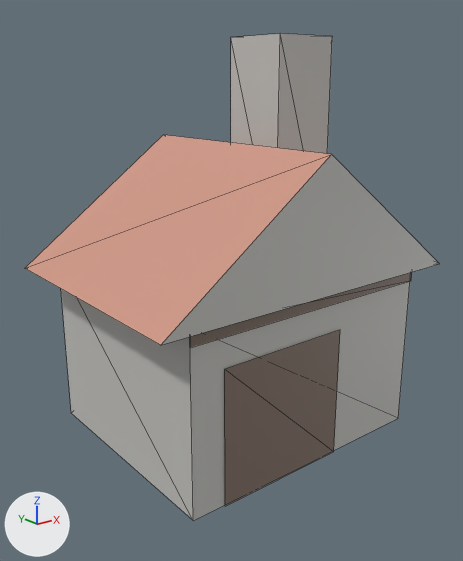
What one commit did to the glTF model docs/univers/archipeo/batiments/modeles/6e-batiment-forge-de-tunel/loin.glb.
Both versions are drawn from a 50 mm lens placed at (-0.935, -1.1, 0.839), pointed at (-0.029, 0.033, 0.386). Lighting does not change. The marker at lower left points along +X, +Y and +Z. The first picture is the older version. Mesh edges are drawn as thin lines. Vertices at exactly the same position are counted once.

Before the edit, the objects in view are built like this:
```python
me_loin = bpy.data.meshes.new('loin')
me_loin.from_pydata(...)  # 30 vertices, 30 faces; spans x -0.403..0.396, y -0.243..0.351, z 0.0..0.938
me_loin.materials.append(mat_defaultmaterial)
ob_loin = bpy.data.objects.new('loin', me_loin)
ob_loin.location = (0.0, 0.0, 0.0)
```
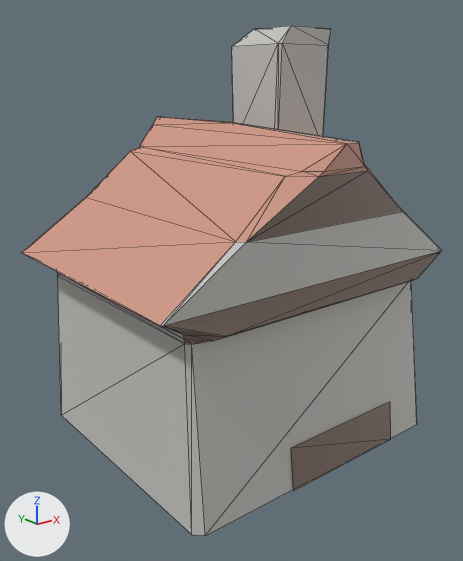
Edits to the bpy script that builds the scene:
```text
Change me_loin:
    used by ob_loin; location = (0.0, 0.0, 0.0)
    verts and faces of me_loin; kept vertices keep their numbers, new ones are numbered from 30
    remove me_loin.from_pydata(...)  # 30 vertices, 30 faces; spans x -0.403..0.396, y -0.243..0.351, z 0.0..0.938
    add me_loin.from_pydata(...)  # 105 vertices, 190 faces; spans x -0.405..0.396, y -0.289..0.39, z 0.0..0.956
    me_loin part 1: the loose piece of 8 vertices spanning x -0.319..0.332, y -0.208..0.346, z 0.0..0.413 is rebuilt with 77 vertices and now spans x -0.405..0.396, y -0.289..0.39, z 0.0..0.745
    me_loin part 2: the loose piece of 8 vertices spanning x 0.111..0.281, y 0.034..0.211, z 0.413..0.938 is rebuilt with 24 vertices and now spans x 0.109..0.282, y 0.033..0.211, z 0.679..0.956
    me_loin part 3: the loose piece of 6 vertices spanning x -0.403..0.396, y -0.243..0.351, z 0.413..0.702 is deleted
    me_loin part 4: the loose piece of 4 vertices spanning x -0.242..0.084, y -0.212, z 0.0..0.309 is deleted
    me_loin part 5: the loose piece of 4 vertices spanning x -0.319..0.332, y -0.212, z 0.375..0.413 is deleted
    me_loin part 6
    add verts[30] = (-0.095, -0.262, 0.0)  # pixel (293, 490)
    add verts[31] = (0.234, -0.262, 0.0)  # pixel (390, 439)
    add verts[32] = (0.234, -0.25, 0.098)  # pixel (390, 401)
    add verts[33] = (-0.095, -0.25, 0.098)  # pixel (291, 448)
    add faces += [(30, 31, 33), (31, 32, 33)]
```

Location of each change, [x1, y1, x2, y2] in pixels of the pictures (463 x 561 px):
'loin', reshaped: before [25, 34, 439, 521]; after [21, 26, 442, 535]
part 1 of me_loin, rebuilt: before [61, 281, 410, 521]; after [21, 117, 442, 535]
part 2 of me_loin, rebuilt: before [231, 34, 332, 154]; after [232, 26, 331, 136]
part 3 of me_loin, deleted: before [25, 135, 439, 345]
part 4 of me_loin, deleted (brown): before [225, 330, 340, 506]
part 5 of me_loin, deleted: before [191, 272, 412, 347]
part 6 of me_loin, added (brown): after [291, 402, 391, 490]
